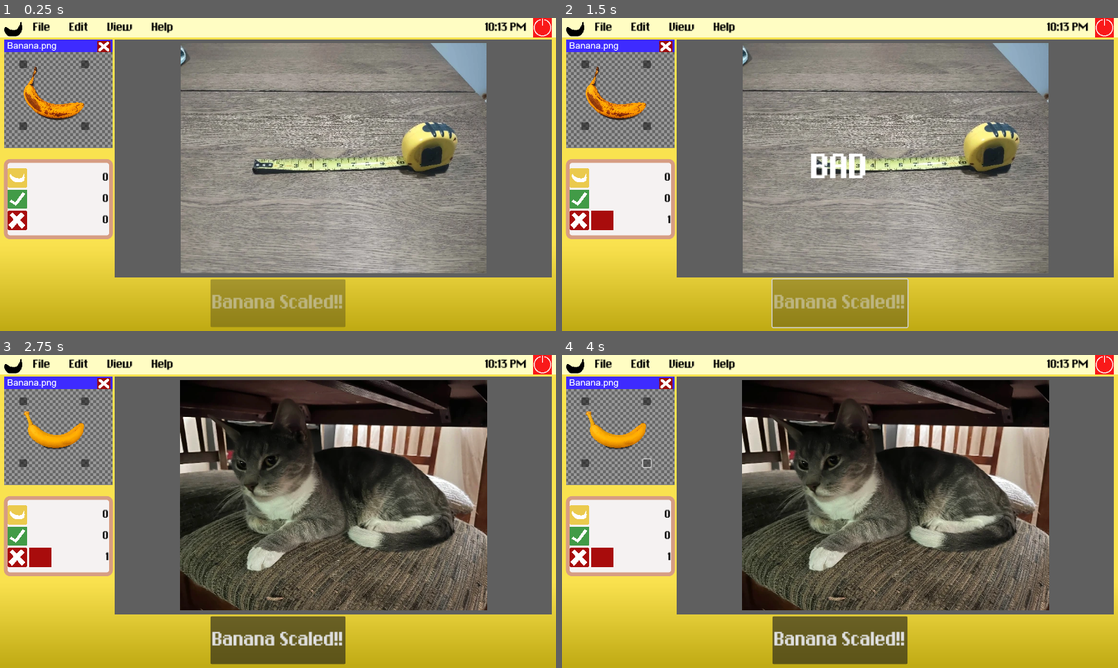
Above: before the commit, frames 1-4 (two rows, left to right).
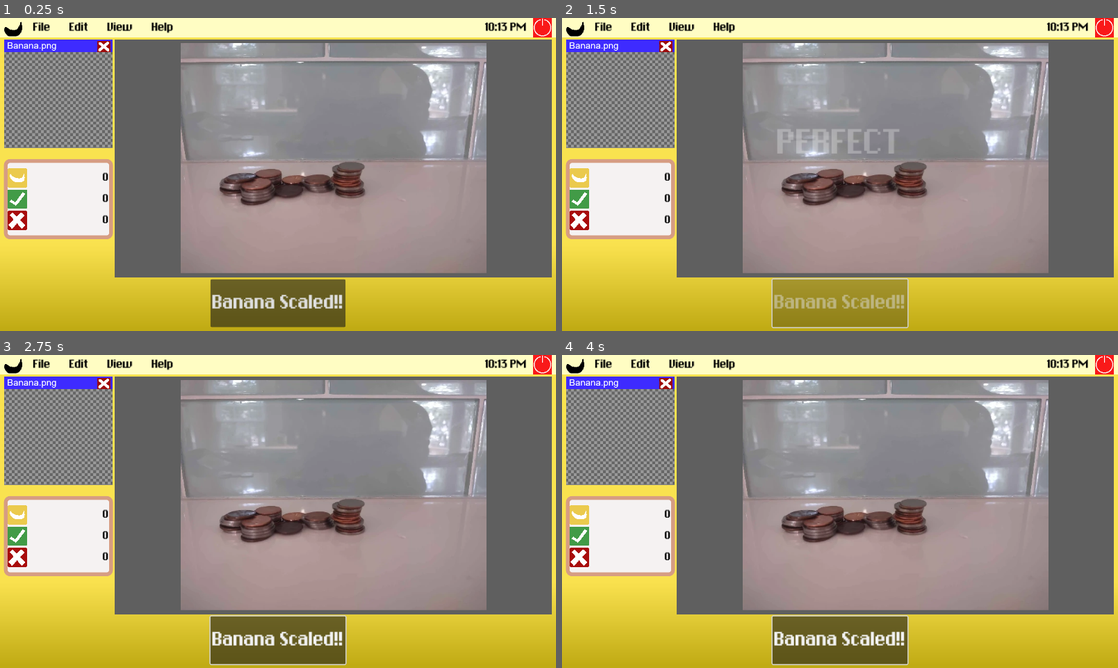
Above: after the commit, the same moments.

Repository: Just-a-Bee/banana_for_scale
Game: Godot game, scene res://main/game.tscn
The game is run twice, just before and just after one commit, with the same random seed, the same clock (stepped at 60 frames per second) and the same inputs. This scene is started directly instead of the project's main scene. The engine's default icon, where the game draws it, is replaced by a stand-in: a white triangle on a blue panel in a dark square.
Inputs (mouse positions are in pixels of both pictures, inside the frame that each line leads up to; where the layout moved, square brackets give the same spot in the first picture):
- Up to frame 1 (0.25 s): no input
- Up to frame 2 (1.5 s): click (840, 302) [617, 96] at 0.5 s; click (840, 302) at 1.25 s, where only the run before the commit has a clickable "Banana Scaled!!"
- Up to frame 3 (2.75 s): click (22, 401) at 2.02 s
- Up to frame 4 (4 s): click (645, 401) at 2.77 s; click (645, 464) at 3.52 s

The runs differ from the first frame. In frame 1, 27% of the frame differs, in the area x 3-88%, y 8-99%; in frame 2, 24%; in frame 3, 40%; in frame 4, 40%, in the area x 3-88%, y 8-100%.
Error after the commit: Parse Error: Preload file "res://assets/pictures/tiny_1.jpg" does not exist. (res://autoloads/pictures.gd:22)

Commit message:
Added subtitles and supprt for 'tiny banana' levels

Diff:
--- a/autoloads/pictures.gd
+++ b/autoloads/pictures.gd
@@ -5,16 +5,21 @@
 
 var tutorial_picture:Picture = Picture.new(preload("res://assets/pictures/tape_measure.webp"), 292)
 
+# size must be >= 200
 var picture_arr:Array[Picture] = [
 	Picture.new(preload("res://assets/pictures/still_life.webp"), 237),
 	Picture.new(preload("res://assets/pictures/table.webp"), 46),
 	Picture.new(preload("res://assets/pictures/shelf.webp"), 271),
-	Picture.new(preload("res://assets/pictures/orange_cat.webp"), 128),
+	Picture.new(preload("res://assets/pictures/orange_cat.webp"), 128), # rescale this one
 	Picture.new(preload("res://assets/pictures/tabby_cat.webp"), 376),
 	Picture.new(preload("res://assets/pictures/nerd.webp"), 208),
 	Picture.new(preload("res://assets/pictures/helmet.webp"), 216),
 	Picture.new(preload("res://assets/pictures/shoes.webp"), 240),
 	Picture.new(preload("res://assets/pictures/vase.webp"), 375)
+]
+
+var tiny_picture_arr:Array[Picture] = [
+	Picture.new(preload("res://assets/pictures/tiny_1.jpg"), 50)
 ]
 
 var final_picture:Picture = Picture.new(preload("res://assets/pictures/coins.webp"), 352)
@@ -24,3 +29,8 @@
 	var choice = picture_arr.pick_random()
 	picture_arr.erase(choice)
 	return choice
+
+func get_tiny_picture()->Picture:
+	var choice = tiny_picture_arr.pick_random()
+	tiny_picture_arr.erase(choice)
+	return choice
--- a/banana/banana.gd
+++ b/banana/banana.gd
@@ -3,6 +3,11 @@
 
 extends Control
 class_name Banana
+
+var tiny_texture_array = [
+	preload("res://assets/bananas/tiny_banana_1.png"),
+	preload("res://assets/bananas/tiny_banana_2.png")
+]
 
 var texture_array = [
 	preload("res://assets/bananas/banana.png"),
@@ -15,6 +20,7 @@
 
 # minimum size of the banana
 const MINIMUM_SIZE = Vector2(20,20)
+var is_tiny:bool = false
 
 # bool for if banana is currently being dragged
 var dragging:bool = false
@@ -28,7 +34,10 @@
 # on ready connect signals
 func _ready():
 	if $Button is TextureButton:
-		$Button.texture_normal = texture_array.pick_random()
+		if is_tiny:
+			$Button.texture_normal = tiny_texture_array.pick_random()
+		else:
+			$Button.texture_normal = texture_array.pick_random()
 	for i in handles:
 		i.button_down.connect(_on_handle_clicked.bind(i))
 		i.button_up.connect(_on_handle_released)
--- a/isaiahs-banana/jumping_nana.gd
+++ b/isaiahs-banana/jumping_nana.gd
@@ -3,14 +3,6 @@
 @onready var base_size = $Button.size
 @onready var size_ratio = base_scale/base_size
 
-# Called when the node enters the scene tree for the first time.
-func _ready() -> void:
-	super._ready()
-	pass # Replace with function body.
-
-# Called every frame. 'delta' is the elapsed time since the previous frame.
-func _process(delta: float) -> void:
-	pass
 
 func adjust_scale():
 	super.adjust_scale()
--- a/main/game.gd
+++ b/main/game.gd
@@ -4,6 +4,9 @@
 extends Control
 
 const BANANA_START_POS = Vector2(48,96)
+const TINY_FACTOR = 9
+var do_tiny_banana:bool = false
+var do_bad_banana:bool = false
 
 var current_picture:Picture = null
 var banana_packed = preload("res://banana/banana.tscn")
@@ -13,7 +16,8 @@
 var banana:Banana
 
 @onready var event_array:Array = [
-	preload("res://assets/audio/voice/intro.ogg"),
+
+	"intro",
 	Pictures.tutorial_picture,
 	Pictures.get_picture(),
 	Pictures.get_picture(),
@@ -26,7 +30,7 @@
 	"bad_banana",
 	Pictures.get_picture(),
 	Pictures.get_picture(),
-	preload("res://assets/audio/voice/company-going-under.ogg"),
+	"going_under",
 	Pictures.final_picture,
 	"end"
 ]
@@ -51,26 +55,36 @@
 		time["hour"] = time["hour"] - 12
 		am_pm = " PM"
 
-	var str = str(time["hour"]) + ":" + minute_string + am_pm
-	$GamePanel/VBoxContainer/TopBar/HBoxContainer/Time.text = str
+	var string = str(time["hour"]) + ":" + minute_string + am_pm
+	$GamePanel/VBoxContainer/TopBar/HBoxContainer/Time.text = string
 
-# Function to display the next picture for banana scaling
+# Function to start the next game event
+# this loads the next picture, but may do some sort of other event before it
+# such as setting bad banana to true, or playing dialogue
 func next_event():
 	if event_array.size() == 0:
 		return
 	var event = event_array.pop_front()
-	if event is AudioStream:
-		$Dialogue.stream = event
-		play_dialogue()
-		next_event()
-	elif event is Picture:
+	if event is Picture:
 		current_picture = event
 		picture_rect.texture = current_picture.texture
-
-	elif event == "bad_banana":
-		spawn_banana(true)
+		spawn_banana()
+	elif event == "intro": # play intro dialogue
+		$DialoguePlayer.play("intro")
 		next_event()
-	elif event == "end":
+	elif event == "going_under": # play going under dialogue
+		$DialoguePlayer.play("going_under")
+		next_event()
+	elif event == "bad_banana": # set bad
+		do_bad_banana = true
+		next_event()
+	elif event == "start_tiny": # set tiny
+		do_tiny_banana = true
+		next_event()
+	elif event == "end_tiny": # unset tiny
+		do_tiny_banana = false
+		next_event()
+	elif event == "end": # end the game
 		$GamePanel/VBoxContainer/MarginContainer/VBoxContainer/BottomBar/Button.disabled = true
 		await get_tree().create_timer(1.8).timeout
 		get_tree().change_scene_to_file("res://ui/end_screen.tscn")
@@ -85,29 +99,44 @@
 	$Music.volume_db = -7
 
 
+# when button is released, score round
 func _on_button_button_up():
 	score_banana()
 	$AnimationPlayer.play("show_score")
 	await $AnimationPlayer.animation_finished
-	spawn_banana()
 	next_event()
 
-
-func spawn_banana(bad = false):
+# function to spawn a new banana, checks banana spawn variables
+func spawn_banana():
+	# if there already is one, free it
 	if banana:
 		banana.queue_free()
-	if bad:
+	# if we should do a bad banana, spawn that
+	if do_bad_banana:
+		do_bad_banana = false
 		banana = bad_banana_packed.instantiate()
+	# else spawn a normal banana
 	else:
 		banana = banana_packed.instantiate()
+	# if it should be tiny, make it tiny
+	if do_tiny_banana:
+		banana.is_tiny = true
+	# add it as a child
 	add_child(banana)
 	banana.move(BANANA_START_POS)
 
 func score_banana():
-	var score = current_picture.score(banana.get_banana_size().x)
+	var banana_size = banana.get_banana_size().x
+	if do_tiny_banana:
+		banana_size = banana_size * TINY_FACTOR
+	var score = current_picture.score(banana_size)
 	var score_string = ""
 	if score == Score.SCORES.BAD:
-		score_string = "BAD"
+		# figure out if it was too big or too small
+		if (banana_size > current_picture.banana_size):
+			score_string = "TOO BIG"
+		else:
+			score_string = "TOO SMALL"
 		$Bad.play()
 	if score == Score.SCORES.GOOD:
 		score_string = "GOOD"
--- a/main/game.tscn
+++ b/main/game.tscn
@@ -10,6 +10,8 @@
 [ext_resource type="Texture2D" uid="uid://cmhwksjnucue8" path="res://assets/ui/icons/x_icon.png" id="6_scer8"]
 [ext_resource type="Texture2D" uid="uid://dr688hvb6e3w8" path="res://assets/pictures/coins.webp" id="9_a7m3s"]
 [ext_resource type="AudioStream" uid="uid://o33oyxemf1ic" path="res://assets/audio/music/banana game music.ogg" id="9_n5g5n"]
+[ext_resource type="AudioStream" uid="uid://dga60neso3rae" path="res://assets/audio/voice/intro.ogg" id="10_ebwhf"]
+[ext_resource type="AudioStream" uid="uid://c7ouwydr6t3ss" path="res://assets/audio/voice/company-going-under.ogg" id="11_kn5jh"]
 [ext_resource type="AudioStream" uid="uid://cn57ux5rmexia" path="res://assets/audio/sfx/perfect.wav" id="11_lkcw3"]
 [ext_resource type="AudioStream" uid="uid://bv8vr3ucmv4me" path="res://assets/audio/sfx/good.wav" id="12_yafjm"]
 [ext_resource type="AudioStream" uid="uid://cc5sgjhqn0rf" path="res://assets/audio/sfx/bad.wav" id="13_7alda"]
@@ -54,6 +56,146 @@
 
 [sub_resource type="StyleBoxFlat" id="StyleBoxFlat_mhasl"]
 bg_color = Color(0.372549, 0.372549, 0.372549, 1)
+
+[sub_resource type="Animation" id="Animation_f40av"]
+resource_name = "going_under"
+length = 17.0
+tracks/0/type = "audio"
+tracks/0/imported = false
+tracks/0/enabled = true
+tracks/0/path = NodePath("DialoguePlayer/Dialogue")
+tracks/0/interp = 1
+tracks/0/loop_wrap = true
+tracks/0/keys = {
+"clips": [{
+"end_offset": 0.0,
+"start_offset": 0.0,
+"stream": ExtResource("11_kn5jh")
+}],
+"times": PackedFloat32Array(0)
+}
+tracks/0/use_blend = true
+tracks/1/type = "value"
+tracks/1/imported = false
+tracks/1/enabled = true
+tracks/1/path = NodePath("DialoguePlayer/Subtitles:visible")
+tracks/1/interp = 1
+tracks/1/loop_wrap = true
+tracks/1/keys = {
+"times": PackedFloat32Array(0, 17),
+"transitions": PackedFloat32Array(1, 1),
+"update": 1,
+"values": [true, false]
+}
+tracks/2/type = "value"
+tracks/2/imported = false
+tracks/2/enabled = true
+tracks/2/path = NodePath("DialoguePlayer/Subtitles/Label:text")
+tracks/2/interp = 1
+tracks/2/loop_wrap = true
+tracks/2/keys = {
+"times": PackedFloat32Array(0, 6.2, 9.3, 12.8, 15.6, 17),
+"transitions": PackedFloat32Array(1, 1, 1, 1, 1, 1),
+"update": 1,
+"values": ["Hey... so the picture you're looking at right now is the remaining company funds.", "Yeah we kinda blew it.", "Can you put a banana next to it for our accountant Greg? ", "Also, we're gonna have to let you go after this. ", "You will not be paid.", ""]
+}
+tracks/3/type = "value"
+tracks/3/imported = false
+tracks/3/enabled = true
+tracks/3/path = NodePath("GamePanel/VBoxContainer/MarginContainer/VBoxContainer/BottomBar/Button:disabled")
+tracks/3/interp = 1
+tracks/3/loop_wrap = true
+tracks/3/keys = {
+"times": PackedFloat32Array(0, 17),
+"transitions": PackedFloat32Array(1, 1),
+"update": 1,
+"values": [true, false]
+}
+tracks/4/type = "value"
+tracks/4/imported = false
+tracks/4/enabled = true
+tracks/4/path = NodePath("Music:volume_db")
+tracks/4/interp = 1
+tracks/4/loop_wrap = true
+tracks/4/keys = {
+"times": PackedFloat32Array(0, 17),
+"transitions": PackedFloat32Array(1, 1),
+"update": 1,
+"values": [-12.0, -7.0]
+}
+
+[sub_resource type="Animation" id="Animation_4j3de"]
+resource_name = "intro"
+length = 32.0
+tracks/0/type = "value"
+tracks/0/imported = false
+tracks/0/enabled = true
+tracks/0/path = NodePath("DialoguePlayer/Subtitles/Label:text")
+tracks/0/interp = 1
+tracks/0/loop_wrap = true
+tracks/0/keys = {
+"times": PackedFloat32Array(0, 1.5, 3.8, 6.4, 8.9, 10.9, 14, 18, 20.3, 23.2, 25.2, 27.1, 31.1, 32),
+"transitions": PackedFloat32Array(1, 1, 1, 1, 1, 1, 1, 1, 1, 1, 1, 1, 1, 1),
+"update": 1,
+"values": ["", "Welcome to Banana For Scale Inc.", "Where accuracy is our number one priority!", "I'm Jane, I'll be your supervisor.", "In front of you, you'll see a banana,", "And an image from our client of ambiguous scale.", "We need you to add a banana of the proper size to this image.", "Just drag and drop the banana into the picture, ", "and use the handles on the corners to scale it.", "Make sure to place it in the foreground,", "next to the subject of the picture. ", "And remember, the average size of a banana is nine inches. ", "Good luck!", ""]
+}
+tracks/1/type = "audio"
+tracks/1/imported = false
+tracks/1/enabled = true
+tracks/1/path = NodePath("DialoguePlayer/Dialogue")
+tracks/1/interp = 1
+tracks/1/loop_wrap = true
+tracks/1/keys = {
+"clips": [{
+"end_offset": 0.0,
+"start_offset": 0.0,
+"stream": ExtResource("10_ebwhf")
+}],
+"times": PackedFloat32Array(0)
+}
+tracks/1/use_blend = true
+tracks/2/type = "value"
+tracks/2/imported = false
+tracks/2/enabled = true
+tracks/2/path = NodePath("DialoguePlayer/Subtitles:visible")
+tracks/2/interp = 1
+tracks/2/loop_wrap = true
+tracks/2/keys = {
+"times": PackedFloat32Array(0, 1.5, 31.2),
+"transitions": PackedFloat32Array(1, 1, 1),
+"update": 1,
+"values": [false, true, false]
+}
+tracks/3/type = "value"
+tracks/3/imported = false
+tracks/3/enabled = true
+tracks/3/path = NodePath("GamePanel/VBoxContainer/MarginContainer/VBoxContainer/BottomBar/Button:disabled")
+tracks/3/interp = 1
+tracks/3/loop_wrap = true
+tracks/3/keys = {
+"times": PackedFloat32Array(0, 32),
+"transitions": PackedFloat32Array(1, 1),
+"update": 1,
+"values": [true, false]
+}
+tracks/4/type = "value"
+tracks/4/imported = false
+tracks/4/enabled = true
+tracks/4/path = NodePath("Music:volume_db")
+tracks/4/interp = 1
+tracks/4/loop_wrap = true
+tracks/4/keys = {
+"times": PackedFloat32Array(0, 32),
+"transitions": PackedFloat32Array(1, 1),
+"update": 1,
+"values": [-12.0, -9.26047]
+}
+
+[sub_resource type="AnimationLibrary" id="AnimationLibrary_3hx5r"]
+_data = {
+"going_under": SubResource("Animation_f40av"),
+"intro": SubResource("Animation_4j3de")
+}
 
 [sub_resource type="Animation" id="Animation_x1gsk"]
 resource_name = "show_score"
@@ -293,7 +435,26 @@
 theme_override_font_sizes/font_size = 50
 text = "Banana Scaled!!"
 
-[node name="Dialogue" type="AudioStreamPlayer" parent="."]
+[node name="DialoguePlayer" type="AnimationPlayer" parent="."]
+libraries = {
+"": SubResource("AnimationLibrary_3hx5r")
+}
+
+[node name="Subtitles" type="PanelContainer" parent="DialoguePlayer"]
+visible = false
+offset_left = 240.0
+offset_top = 470.0
+offset_right = 1144.0
+offset_bottom = 523.0
+
+[node name="Label" type="Label" parent="DialoguePlayer/Subtitles"]
+layout_mode = 2
+theme_override_font_sizes/font_size = 30
+horizontal_alignment = 1
+autowrap_mode = 2
+
+[node name="Dialogue" type="AudioStreamPlayer" parent="DialoguePlayer"]
+volume_db = 3.0
 
 [node name="AnimationPlayer" type="AnimationPlayer" parent="."]
 libraries = {
@@ -310,7 +471,7 @@
 
 [node name="Music" type="AudioStreamPlayer" parent="."]
 stream = ExtResource("9_n5g5n")
-volume_db = -7.0
+volume_db = -12.0
 bus = &"Music"
 
 [node name="Perfect" type="AudioStreamPlayer" parent="."]
--- a/ui/bar_graph.gd
+++ b/ui/bar_graph.gd
@@ -1,21 +1,19 @@
 extends VBoxContainer
 
-var BAR_MAX = 140
+var MAX_SIZE = 140
 
 func _ready():
 	Score.score_changed.connect(update_graph)
 
 func update_graph():
-	var total = 0
-	var max = 3
+	var bar_max = 3
 	for i in Score.score_array:
-		total += i
-		if i > max:
-			max = i
+		if i > bar_max:
+			bar_max = i
 	var bars = get_children()
 	bars.reverse()
 	for i in bars.size():
 		bars[i].get_node("Count").text = str(Score.score_array[i])
-		var bar_size = Vector2(float(Score.score_array[i])/max*BAR_MAX, 40)
+		var bar_size = Vector2(float(Score.score_array[i])/bar_max*MAX_SIZE, 40)
 		var tween = get_tree().create_tween()
 		tween.tween_property(bars[i].get_node("Bar"), "custom_minimum_size", bar_size, .1)
--- a/ui/end_screen.gd
+++ b/ui/end_screen.gd
@@ -12,8 +12,8 @@
 	score_animate()
 
 func score_animate():
-	$Exit.play()
-	await $Exit.finished
+	$DialoguePlayer.play("Exit")
+	await $DialoguePlayer.animation_finished
 	$Noise.play()
 	for i in score_counts:
 		var score_array = Score.score_array
@@ -30,8 +30,12 @@
 		$PanelContainer/MarginContainer/VBoxContainer/TotalScore.text = "Score: " + str(shown_score)
 		await get_tree().create_timer(.1).timeout
 	if Score.total_score >= GOOD_SCORE:
-		$Good.play()
+		$DialoguePlayer.play("Good")
 	elif Score.total_score >= MID_SCORE:
-		$Mid.play()
+		$DialoguePlayer.play("Mid")
 	else:
-		$Bad.play()
+		$DialoguePlayer.play("Bad")
+
+
+func _on_play_again_button_up():
+	get_tree().change_scene_to_file("res://main/game.tscn")
--- a/ui/end_screen.tscn
+++ b/ui/end_screen.tscn
@@ -21,6 +21,186 @@
 [sub_resource type="StyleBoxTexture" id="StyleBoxTexture_jfmtq"]
 texture = SubResource("GradientTexture2D_y6sga")
 
+[sub_resource type="Animation" id="Animation_v33pf"]
+resource_name = "Bad"
+length = 8.2
+tracks/0/type = "audio"
+tracks/0/imported = false
+tracks/0/enabled = true
+tracks/0/path = NodePath("../Audio")
+tracks/0/interp = 1
+tracks/0/loop_wrap = true
+tracks/0/keys = {
+"clips": [{
+"end_offset": 0.0,
+"start_offset": 0.0,
+"stream": ExtResource("8_bpgcp")
+}],
+"times": PackedFloat32Array(-0.1)
+}
+tracks/0/use_blend = true
+tracks/1/type = "value"
+tracks/1/imported = false
+tracks/1/enabled = true
+tracks/1/path = NodePath("Label:text")
+tracks/1/interp = 1
+tracks/1/loop_wrap = true
+tracks/1/keys = {
+"times": PackedFloat32Array(0, 1.7, 4.8, 7),
+"transitions": PackedFloat32Array(1, 1, 1, 1),
+"update": 1,
+"values": ["I can't believe it.", "You drove our company into the ground.", "I should've never hired you.", "Go home!"]
+}
+tracks/2/type = "value"
+tracks/2/imported = false
+tracks/2/enabled = true
+tracks/2/path = NodePath(".:visible")
+tracks/2/interp = 1
+tracks/2/loop_wrap = true
+tracks/2/keys = {
+"times": PackedFloat32Array(0, 8.2),
+"transitions": PackedFloat32Array(1, 1),
+"update": 1,
+"values": [true, false]
+}
+
+[sub_resource type="Animation" id="Animation_4qa6w"]
+resource_name = "Exit"
+length = 4.0
+tracks/0/type = "audio"
+tracks/0/imported = false
+tracks/0/enabled = true
+tracks/0/path = NodePath("../Audio")
+tracks/0/interp = 1
+tracks/0/loop_wrap = true
+tracks/0/keys = {
+"clips": [{
+"end_offset": 0.0,
+"start_offset": 0.0,
+"stream": ExtResource("5_wfqo0")
+}],
+"times": PackedFloat32Array(0)
+}
+tracks/0/use_blend = true
+tracks/1/type = "value"
+tracks/1/imported = false
+tracks/1/enabled = true
+tracks/1/path = NodePath("Label:text")
+tracks/1/interp = 1
+tracks/1/loop_wrap = true
+tracks/1/keys = {
+"times": PackedFloat32Array(0, 2),
+"transitions": PackedFloat32Array(1, 1),
+"update": 1,
+"values": ["It's time for your exit interview!", "Here you can see your final score."]
+}
+tracks/2/type = "value"
+tracks/2/imported = false
+tracks/2/enabled = true
+tracks/2/path = NodePath(".:visible")
+tracks/2/interp = 1
+tracks/2/loop_wrap = true
+tracks/2/keys = {
+"times": PackedFloat32Array(0, 4),
+"transitions": PackedFloat32Array(1, 1),
+"update": 1,
+"values": [true, false]
+}
+
+[sub_resource type="Animation" id="Animation_021yu"]
+resource_name = "Good"
+length = 10.0
+tracks/0/type = "audio"
+tracks/0/imported = false
+tracks/0/enabled = true
+tracks/0/path = NodePath("../Audio")
+tracks/0/interp = 1
+tracks/0/loop_wrap = true
+tracks/0/keys = {
+"clips": [{
+"end_offset": 0.0,
+"start_offset": 0.0,
+"stream": ExtResource("6_jd5sn")
+}],
+"times": PackedFloat32Array(0)
+}
+tracks/0/use_blend = true
+tracks/1/type = "value"
+tracks/1/imported = false
+tracks/1/enabled = true
+tracks/1/path = NodePath("Label:text")
+tracks/1/interp = 1
+tracks/1/loop_wrap = true
+tracks/1/keys = {
+"times": PackedFloat32Array(0, 2.6, 6.5, 6.8, 7.1, 7.5, 9),
+"transitions": PackedFloat32Array(1, 1, 1, 1, 1, 1, 1),
+"update": 1,
+"values": ["I never thought I'd say this but...      ", "You're one of the best banana scalers we've ever had.", ".", "..", "...", "And also the last one.", "Sorry about that!"]
+}
+tracks/2/type = "value"
+tracks/2/imported = false
+tracks/2/enabled = true
+tracks/2/path = NodePath(".:visible")
+tracks/2/interp = 1
+tracks/2/loop_wrap = true
+tracks/2/keys = {
+"times": PackedFloat32Array(0, 10),
+"transitions": PackedFloat32Array(1, 1),
+"update": 1,
+"values": [true, false]
+}
+
+[sub_resource type="Animation" id="Animation_vievg"]
+resource_name = "Mid"
+length = 6.5
+tracks/0/type = "audio"
+tracks/0/imported = false
+tracks/0/enabled = true
+tracks/0/path = NodePath("../Audio")
+tracks/0/interp = 1
+tracks/0/loop_wrap = true
+tracks/0/keys = {
+"clips": [{
+"end_offset": 0.0,
+"start_offset": 0.0,
+"stream": ExtResource("7_65oin")
+}],
+"times": PackedFloat32Array(0)
+}
+tracks/0/use_blend = true
+tracks/1/type = "value"
+tracks/1/imported = false
+tracks/1/enabled = true
+tracks/1/path = NodePath("Label:text")
+tracks/1/interp = 1
+tracks/1/loop_wrap = true
+tracks/1/keys = {
+"times": PackedFloat32Array(0, 1, 5.1),
+"transitions": PackedFloat32Array(1, 1, 1),
+"update": 1,
+"values": ["I mean...", "The company going under wasn't all your fault at least.", "You're still fired."]
+}
+tracks/2/type = "value"
+tracks/2/imported = false
+tracks/2/enabled = true
+tracks/2/path = NodePath(".:visible")
+tracks/2/interp = 1
+tracks/2/loop_wrap = true
+tracks/2/keys = {
+"times": PackedFloat32Array(0, 6.5),
+"transitions": PackedFloat32Array(1, 1),
+"update": 1,
+"values": [true, false]
+}
+
+[sub_resource type="AnimationLibrary" id="AnimationLibrary_rtb1g"]
+_data = {
+"Bad": SubResource("Animation_v33pf"),
+"Exit": SubResource("Animation_4qa6w"),
+"Good": SubResource("Animation_021yu"),
+"Mid": SubResource("Animation_vievg")
+}
+
 [node name="EndScreen" type="Control"]
 layout_mode = 3
 anchors_preset = 15
@@ -129,27 +309,48 @@
 [node name="Label" type="RichTextLabel" parent="PanelContainer/MarginContainer/VBoxContainer"]
 layout_mode = 2
 bbcode_enabled = true
-text = "[font_size=40][center]
-Banana For Scale
+text = "
+
+
+
+
+[font_size=40][center]
+Banana For Scale Inc.
 A game by Abby Smith and Isaiah Sugar
 Voice acting by Ariana Fernandez
 Thank You For Playing!
 
-
 "
 fit_content = true
 
-[node name="Exit" type="AudioStreamPlayer" parent="."]
-stream = ExtResource("5_wfqo0")
-
-[node name="Good" type="AudioStreamPlayer" parent="."]
-stream = ExtResource("6_jd5sn")
-
-[node name="Mid" type="AudioStreamPlayer" parent="."]
-stream = ExtResource("7_65oin")
-
-[node name="Bad" type="AudioStreamPlayer" parent="."]
-stream = ExtResource("8_bpgcp")
+[node name="PlayAgain" type="Button" parent="PanelContainer/MarginContainer/VBoxContainer"]
+layout_mode = 2
+size_flags_horizontal = 4
+theme_override_font_sizes/font_size = 50
+text = "  Play Again  "
 
 [node name="Noise" type="AudioStreamPlayer" parent="."]
 stream = ExtResource("9_7itbe")
+
+[node name="DialoguePlayer" type="AnimationPlayer" parent="."]
+root_node = NodePath("Subtitles")
+libraries = {
+"": SubResource("AnimationLibrary_rtb1g")
+}
+
+[node name="Subtitles" type="PanelContainer" parent="DialoguePlayer"]
+offset_left = 64.0
+offset_top = 320.0
+offset_right = 1088.0
+offset_bottom = 370.0
+
+[node name="Label" type="Label" parent="DialoguePlayer/Subtitles"]
+layout_mode = 2
+theme_override_font_sizes/font_size = 40
+text = "It's time for your exit interview!"
+horizontal_alignment = 1
+
+[node name="Audio" type="AudioStreamPlayer" parent="DialoguePlayer"]
+volume_db = 3.0
+
+[connection signal="button_up" from="PanelContainer/MarginContainer/VBoxContainer/PlayAgain" to="." method="_on_play_again_button_up"]
Not shown, changed: export_presets.cfg
Not shown: 1 places in main/game.tscn that only renumber resources
Not shown: 1 places in ui/end_screen.tscn that only renumber resources
